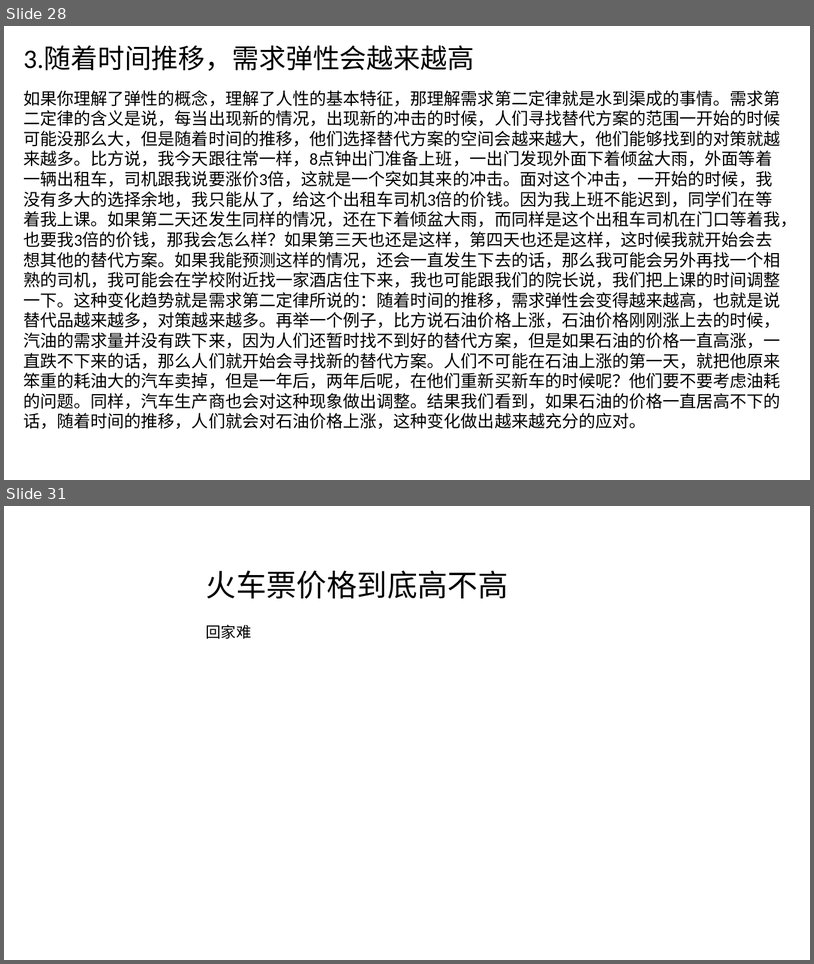
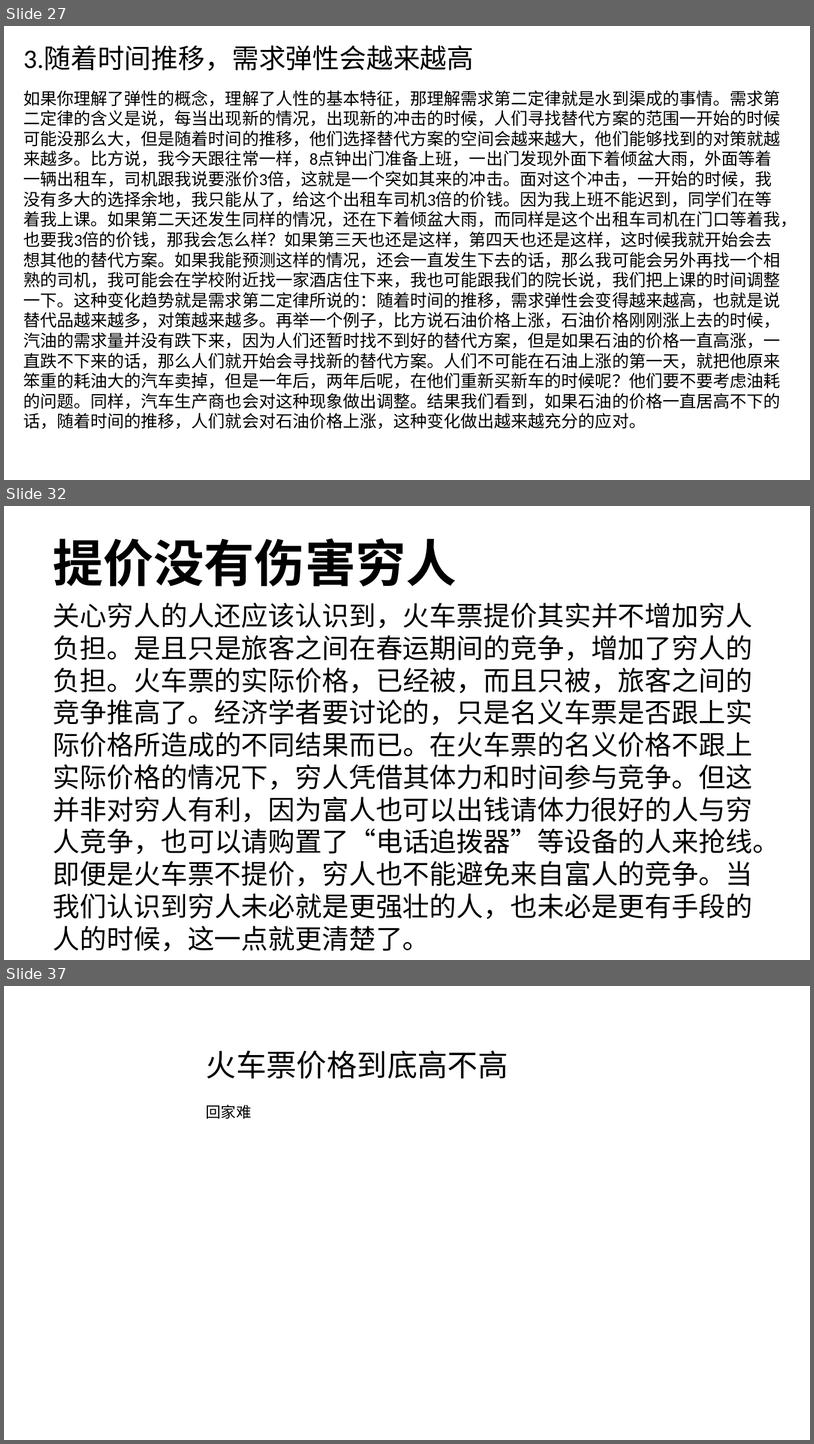
Before and after one commit to FredJiangFei/MyDocuments, a slide deck: 火车票/火车票.pptx. Shown one above the other, each under a label of ours: slides 28 and 31 before the commit, slides 27, 32 and 37 after it; the slides between them are not shown. The pictures are 814x964 and 814x1444 pixels, drawn with LibreOffice and Linux fonts; fonts in the diff are those of the drawing. Boxes give left, top, right and bottom in pixels: in the first picture for what was removed or moved away, otherwise in the second. Text is boxed around its words. In the diff, an @@ line names an element or a change of style, - is before the commit and + after.

Commit message:
火车票

```diff
--- a/火车票/火车票.pptx
+++ b/火车票/火车票.pptx
@@ slide 32 added at <box>4,506,810,960</box>, background #FFFFFF @@
@@ text added at <box>53,538,456,586</box>, 60 pt, text #000000, bold @@
+提价没有伤害穷人
@@ text added at <box>53,603,780,951</box>, 32 pt, text #000000 @@
+关心穷人的人还应该认识到，火车票提价其实并不增加穷人负担。是且只是旅客之间在春运期间的竞争，增加了穷人的负担。火车票的实际价格，已经被，而且只被，旅客之间的竞争推高了。经济学者要讨论的，只是名义车票是否跟上实际价格所造成的不同结果而已。在火车票的名义价格不跟上实际价格的情况下，穷人凭借其体力和时间参与竞争。但这并非对穷人有利，因为富人也可以出钱请体力很好的人与穷人竞争，也可以请购置了“电话追拨器”等设备的人来抢线。即便是火车票不提价，穷人也不能避免来自富人的竞争。当我们认识到穷人未必就是更强壮的人，也未必是更有手段的人的时候，这一点就更清楚了。
@@ what was slide 28 is now slide 27 @@
@@ what was slide 31 is now slide 37 @@
```
Also in this commit, not shown: 3 slides changed, 6 other slides added, 2 slides removed, 1 other file.
